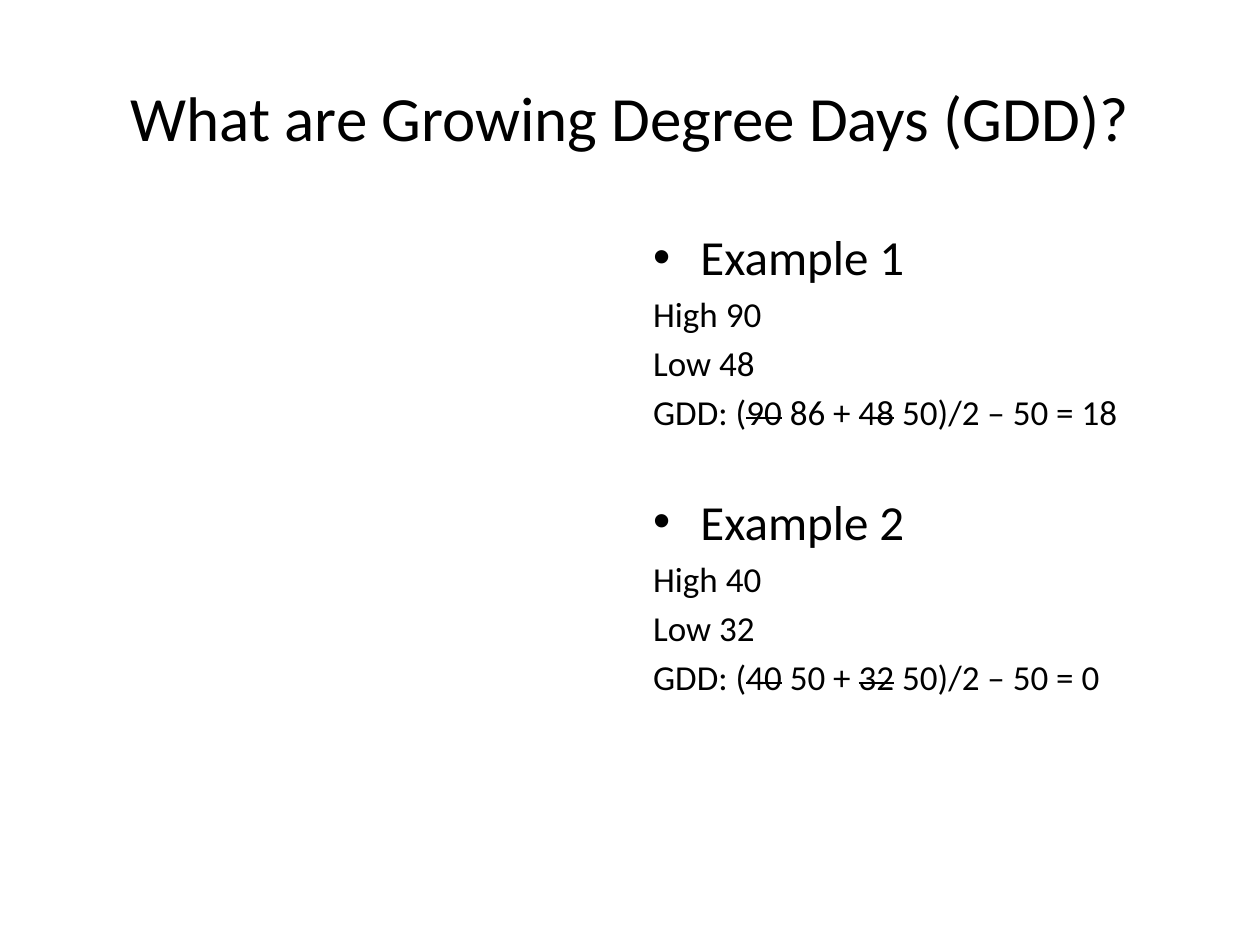
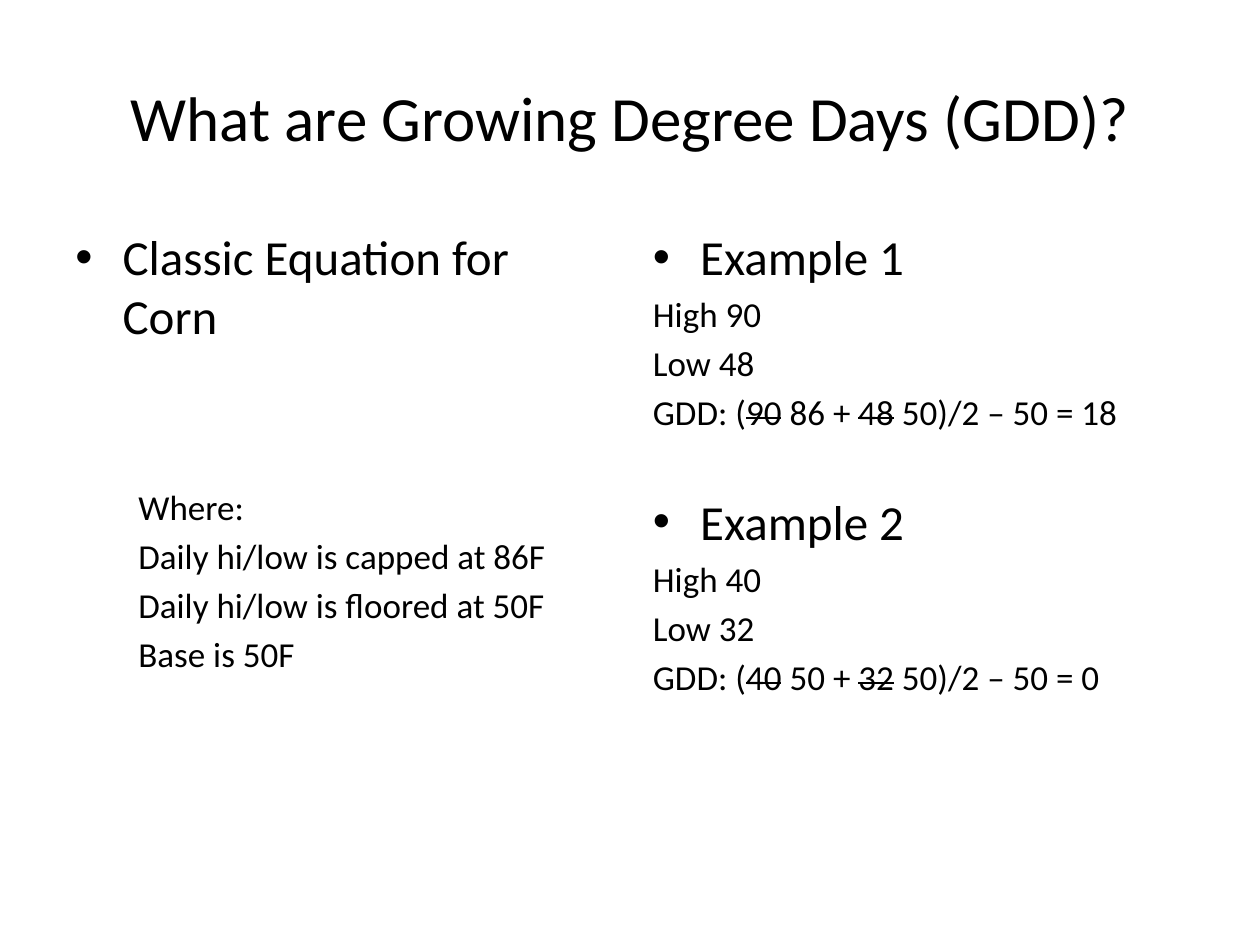
Before and after one commit to akrherz/akrherz, a slide deck: slide 17 of presentations/260825_agron2790/iem.pptx. Drawn at 1260x945 pixels with LibreOffice and Linux fonts; fonts in the diff are those of the drawing; grey boxes stand for pictures. Boxes give left, top, right and bottom in pixels: in the first picture for what was removed or moved away, otherwise in the second. Text is boxed around its words. In the diff, an @@ line names an element or a change of style, - is before the commit and + after.

```diff
--- a/presentations/260825_agron2790/iem.pptx
+++ b/presentations/260825_agron2790/iem.pptx
@@ text added at (123, 241, 545, 668), 20 pt, text #000000 @@
+• Classic Equation for Corn
+Where:
+Daily hi/low is capped at 86F
+Daily hi/low is floored at 50F
+Base is 50F
```
Also in this commit, not shown: 32 other slides changed.
